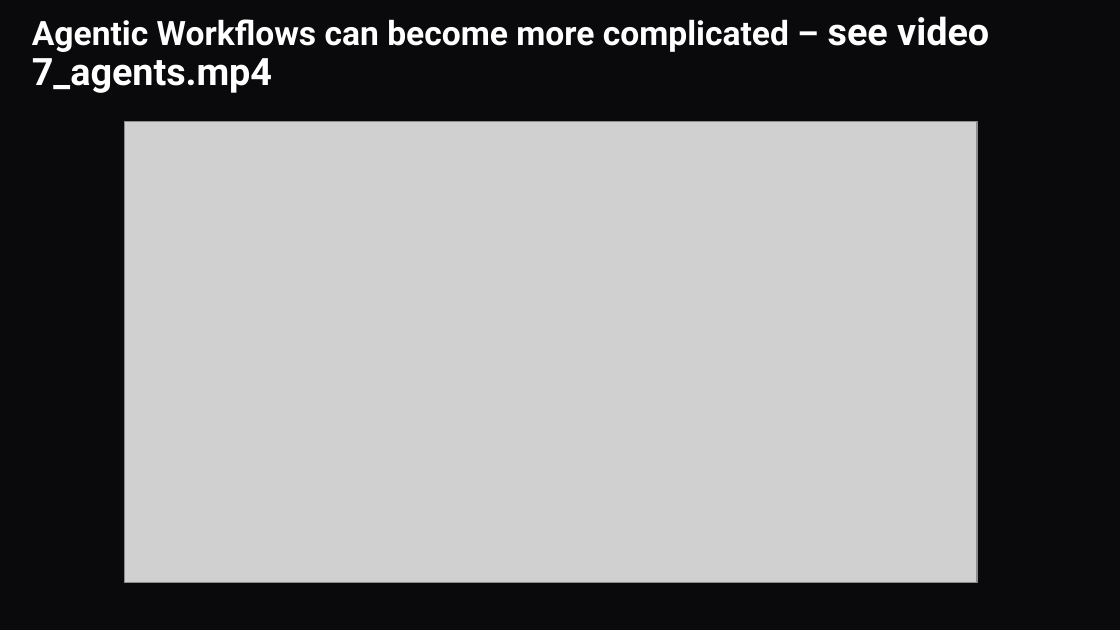
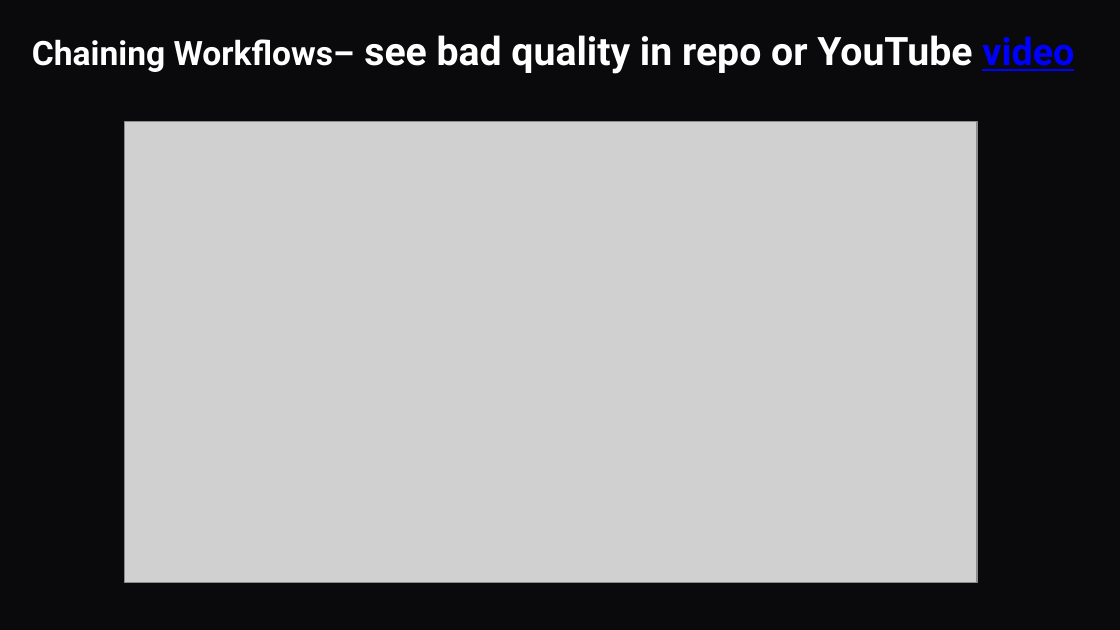
Before and after one commit to kwartler/GSERM_2025, a slide deck: slide 6 of lessons/Day5/A_Agents_LLMs.pptx. Drawn at 1120x630 pixels with LibreOffice and Linux fonts; fonts in the diff are those of the drawing; grey boxes stand for pictures. Boxes give left, top, right and bottom in pixels: in the first picture for what was removed or moved away, otherwise in the second. Text is boxed around its words. In the diff, an @@ line names an element or a change of style, - is before the commit and + after.

```diff
--- a/lessons/Day5/A_Agents_LLMs.pptx
+++ b/lessons/Day5/A_Agents_LLMs.pptx
@@ title at (32, 35, 1074, 74): text changed; size 21.6 to 25.2 pt @@
-Agentic Workflows can become more complicated – see video 7_agents.mp4
+Chaining Workflows– see bad quality in repo or YouTube video
```
Also in this commit, not shown: 3 other slides changed, 1 slide removed.
